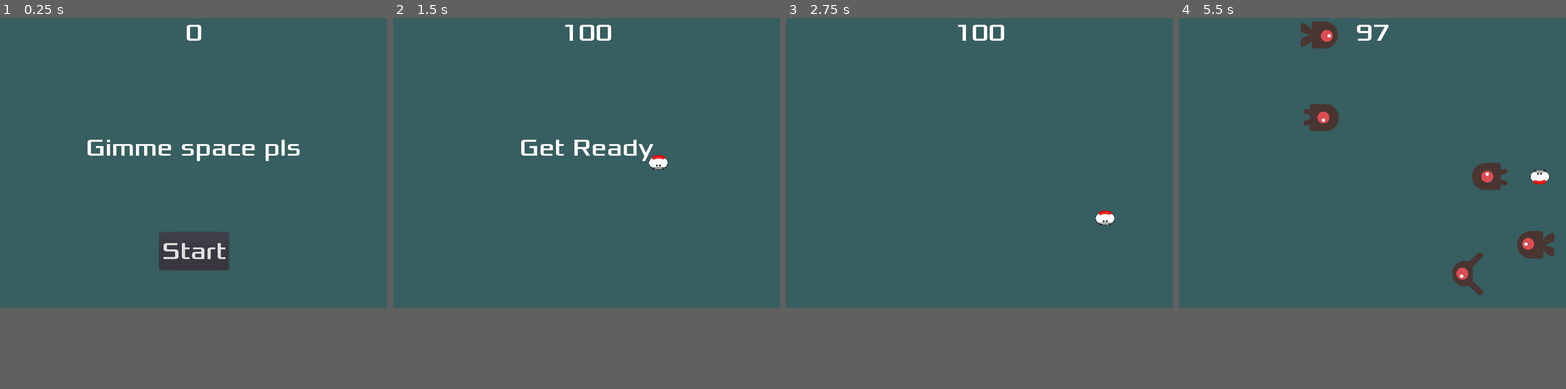
Above: before the commit, frames 1-4 (left to right).
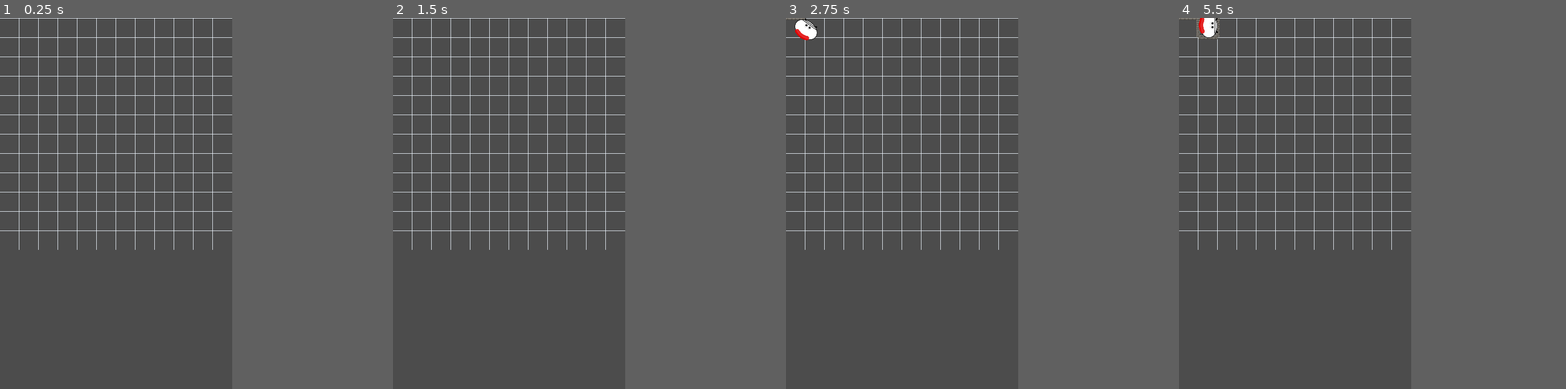
Above: after the commit, the same moments.

Repository: gameraccoon/ludum-dare-54
Game: Godot game, scene res://scenes/test_walls.tscn
The game is run twice, just before and just after one commit, with the same random seed, the same clock (stepped at 60 frames per second) and the same inputs. Before the commit the project starts from res://Main.tscn.
Inputs (mouse positions are in pixels of both pictures, inside the frame that each line leads up to):
- Up to frame 1 (0.25 s): no input
- Up to frame 2 (1.5 s): click (586, 251) at 0.5 s, where only the run before the commit has a clickable "Start"; tap Enter (start_game) at 1.25, 1.35 s; hold Right from 1.28 s (still down)
- Up to frame 3 (2.75 s): release Right at 2.03 s; hold Down from 2.03 s (still down); tap Enter (start_game) at 2.1 s
- Up to frame 4 (5.5 s): release Down at 2.78 s; hold Right 2.78-3.53 s; tap Enter (start_game) every 0.75 s from 2.85 to 5.1 s; hold Up 3.53-4.28 s; hold Left from 4.28 s (still down)
In our replay, the window is 800x600 before the commit and 480x768 after it. These sizes can differ from the game's own. Grey fills any space a smaller window leaves; there, only what the larger window draws over its background counts as a difference.

The runs differ from the first frame. In frame 1, 3.1% of the frame differs, in the area x 0-78%, y 0-69%; in frame 2, 2.7%; in frame 3, 2.4%; in frame 4, 5.0%, in the area x 0-97%, y 0-75%.

Commit message:
Wall spawning

Diff:
--- a/project.godot
+++ b/project.godot
@@ -12,18 +12,24 @@
 
 config/name="Mime needs space"
 config/description="Game made for LD54"
-run/main_scene="res://Main.tscn"
+run/main_scene="res://scenes/test_walls.tscn"
 config/icon="res://icon.png"
 
 [autoload]
 
 GameRules="*res://scripts/GameRules.gd"
+Consts="*res://scripts/Consts.gd"
 
 [display]
 
+window/size/width=480
 window/size/height=768
 window/stretch/mode="2d"
 window/stretch/aspect="keep"
+
+[global]
+
+autoload=false
 
 [input]
 
--- /dev/null
+++ b/scenes/Wall.tscn
@@ -0,0 +1,18 @@
+[gd_scene load_steps=4 format=2]
+
+[ext_resource path="res://art/wall.png" type="Texture" id=1]
+[ext_resource path="res://scripts/Wall.gd" type="Script" id=2]
+
+[sub_resource type="RectangleShape2D" id=1]
+extents = Vector2( 20, 4 )
+
+[node name="Sprite" type="Sprite"]
+texture = ExtResource( 1 )
+region_enabled = true
+region_rect = Rect2( 0, 0, 40, 8 )
+script = ExtResource( 2 )
+
+[node name="StaticBody2D" type="StaticBody2D" parent="."]
+
+[node name="CollisionShape2D" type="CollisionShape2D" parent="StaticBody2D"]
+shape = SubResource( 1 )
--- /dev/null
+++ b/scripts/Consts.gd
@@ -0,0 +1,7 @@
+extends Node
+
+const CellSize = 40
+
+const WallLength = CellSize
+
+const WallWidth = 8
--- /dev/null
+++ b/scripts/Wall.gd
@@ -0,0 +1,9 @@
+extends Sprite
+
+func set_wall_type(is_vertical: bool):
+	if is_vertical:
+		region_rect.size.x = Consts.WallWidth
+		region_rect.size.y = Consts.WallLength
+	else:
+		region_rect.size.x = Consts.WallLength
+		region_rect.size.y = Consts.WallWidth
--- a/scripts/WallsField.gd
+++ b/scripts/WallsField.gd
@@ -16,17 +16,17 @@
 	Direction.South: Vector2(0, 1),
 }
 
-const WALL_SIZE = 40
-
 var walls_points = []
 var start_point = Vector2(0, 0)
 var player_cell_position = Vector2(0, 0)
+var walls = []
+
+var wall_prefub = preload("res://scenes/Wall.tscn")
 
 func destroy_walls():
 	var walls_points_len = len(walls_points)
 	if walls_points_len > 2:
 		walls_points = walls_points.slice(walls_points_len - 2, walls_points_len)
-	update()
 
 func _ready():
 	walls_points.append(start_point)
@@ -39,10 +39,9 @@
 	var offset = DirectionToVector[dir]
 	if offset != null:
 		walls_points.append(walls_points[-1] + offset)
-		#if _should_change_player_pos(dir):
+		_spawn_new_wall()
 		player_cell_position += offset
-		$Player.move($Player.position, player_cell_position * WALL_SIZE, 0.4)
-		update()
+		$Player.move($Player.position, player_cell_position * Consts.WallLength, 0.4)
 
 func _should_change_player_pos(dir) -> bool:
 	var player_cell_points = _calc_walls_points_to_cell(player_cell_position)
@@ -55,7 +54,19 @@
 	return res
 
 func _wall_point_to_world(wall_point: Vector2) -> Vector2:
-	return wall_point * WALL_SIZE
+	return wall_point * Consts.WallLength
+
+func _spawn_new_wall():
+	if len(walls_points) > 1:
+		var last_wall_point = walls_points[-1]
+		var pre_last_wall_point = walls_points[-2]
+		var is_vertical = last_wall_point.y != pre_last_wall_point.y
+		var wall_node_pos = (_wall_point_to_world(last_wall_point) + _wall_point_to_world(pre_last_wall_point)) / 2
+		var new_wall = wall_prefub.instance()
+		new_wall.set_wall_type(is_vertical)
+		new_wall.position = wall_node_pos
+		add_child(new_wall)
+		walls.append(new_wall)
 
 #
 # DEBUG DRAWING FUNCTIONS
@@ -63,19 +74,10 @@
 
 func _draw() -> void:
 	_draw_grid()
-	_draw_walls()
 
 func _draw_grid():
 	var GRID_SIZE = 12
 	for i in range(GRID_SIZE):
-		draw_line(Vector2(0, i * WALL_SIZE), Vector2(GRID_SIZE * WALL_SIZE, i * WALL_SIZE), Color.aliceblue, 0.5)
+		draw_line(Vector2(0, i * Consts.WallLength), Vector2(GRID_SIZE * Consts.WallLength, i * Consts.WallLength), Color.aliceblue, 0.5)
 	for i in range(GRID_SIZE):
-		draw_line(Vector2(i * WALL_SIZE, 0), Vector2(i * WALL_SIZE, GRID_SIZE * WALL_SIZE), Color.aliceblue, 0.5)
-
-func _draw_walls():
-	if len(walls_points) > 1:
-		for i in range(1, len(walls_points)):
-			draw_line(
-				_wall_point_to_world(walls_points[i - 1]),
-				_wall_point_to_world(walls_points[i]),
-				Color.red, 2.0)
+		draw_line(Vector2(i * Consts.WallLength, 0), Vector2(i * Consts.WallLength, GRID_SIZE * Consts.WallLength), Color.aliceblue, 0.5)
Binary file added: art/wall.png
Not shown, added: art/wall.png.import
Not shown, changed: .gitignore
